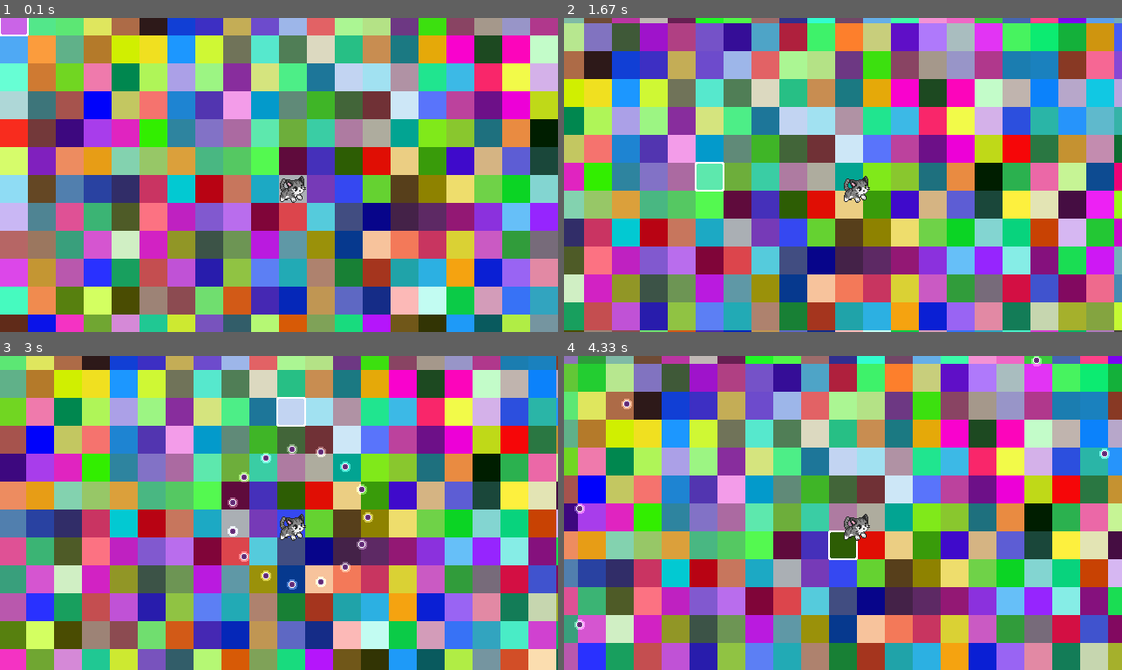
Above: before the commit, frames 1-4 (two rows, left to right).
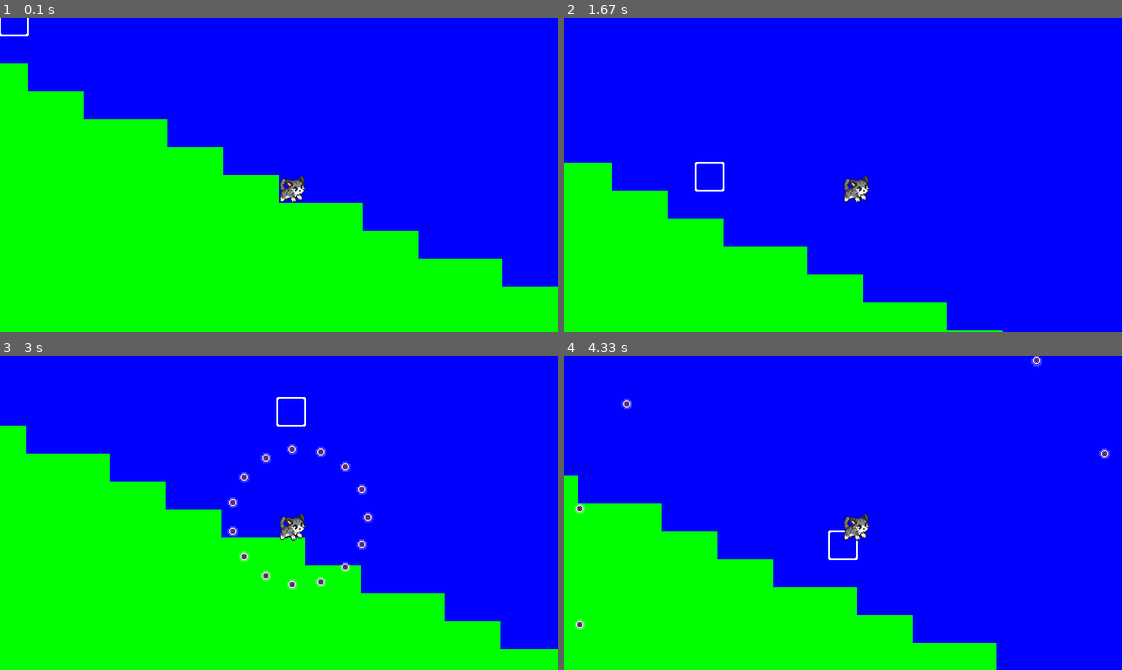
Above: after the commit, the same moments.

Repository: Eg-Nickname/PyGameChunkSystem
Game: pygame game, started from main.py
Same seed, same stepped clock (60 frames per second), same inputs: the game is played once before the commit and once after it.
Inputs (mouse positions are in pixels of both pictures, inside the frame that each line leads up to):
- Up to frame 1 (0.1 s): no input
- Up to frame 2 (1.67 s): hold D 0.33-0.8 s; move the mouse to (820, 187) at 0.37 s; hold W 0.83-1.13 s; move the mouse to (1021, 165) at 0.87 s; hold D 1.17-1.63 s; move the mouse to (709, 178) at 1.2 s
- Up to frame 3 (3 s): hold A 1.67-2.2 s; move the mouse to (106, 465) at 1.7 s; hold S 2.23-2.53 s; move the mouse to (362, 403) at 2.27 s; tap V at 2.57 s; hold A from 2.9 s (still down); move the mouse to (290, 406) at 2.93 s
- Up to frame 4 (4.33 s): tap V at 3.05 s; release A at 3.3 s; hold W 3.33-3.7 s; move the mouse to (642, 503) at 3.37 s; hold D from 3.73 s (still down); move the mouse to (848, 547) at 3.77 s

The runs differ from the first frame. In frame 1, 99% of the frame differs, in the area x 0-100%, y 0-100%; in frame 2, 100%; in frame 3, 99%; in frame 4, 99%.

Commit message:
Simple procedural world gen

Diff:
--- a/chunks.py
+++ b/chunks.py
@@ -1,11 +1,9 @@
 import pygame
-import random
+
 import pickle
 
 from settings import *
-class Tile():
-    def __init__(self, color=None):
-        self.color = color or (random.randint(0,255), random.randint(0,255), random.randint(0,255))
+from worldgen import world_generate_chunk
 
 class Chunks():
     def __init__(self):
@@ -23,14 +21,14 @@
         map_file = pickle.dump(self.chunks, map_file)
         print("Chunks Saved!")
 
-    def generate_chunk(self, chunk_index):
-        generated_chunk = []
-        for idy in range(CHUNK_SIZE):
-            row = []
-            for idx in range(CHUNK_SIZE):
-                row.append(Tile())
-            generated_chunk.append(row)
-            # generated_chunk = world_generate_chunk()
+    def generate_chunk(self, chunk_index, current_chunk_x, current_chunk_y):
+        # generated_chunk = []
+        # for idy in range(CHUNK_SIZE):
+        #     row = []
+        #     for idx in range(CHUNK_SIZE):
+        #         row.append(Tile())
+        #     generated_chunk.append(row)
+        generated_chunk = world_generate_chunk(current_chunk_x, current_chunk_y)
         self.chunks[chunk_index] = generated_chunk
 
     def load_chunk(self, current_chunk_x, current_chunk_y):
@@ -38,7 +36,7 @@
         try:
             loaded_chunk = self.chunks[chunk_index]
         except:
-            self.generate_chunk(chunk_index)
+            self.generate_chunk(chunk_index, current_chunk_x, current_chunk_y)
             loaded_chunk = self.chunks[chunk_index]
 
         return loaded_chunk
--- a/main.py
+++ b/main.py
@@ -41,7 +41,7 @@
 
     screen.blit(player.image, (player.position_x - OFFSET_X, player.position_y - OFFSET_Y))
     FPS = str(int(clock.get_fps()))
-    # print(FPS)
+    print(FPS)
     pygame.display.update()
 
 loop = 1
--- a/settings.py
+++ b/settings.py
@@ -6,6 +6,6 @@
 WIDTH = 640     # Px
 HEIGHT = 360    # Px
 
-CHUNKS_SAVE_DELAY = 180 # Time in seconds
+CHUNKS_SAVE_DELAY = 300 # Time in seconds
 
 CHUNKS_SAVE_DELAY = CHUNKS_SAVE_DELAY * 60
--- a/worldgen.py
+++ b/worldgen.py
@@ -11,13 +11,13 @@
     def __init__(self, color=None):
         self.color = color or (random.randint(0,255), random.randint(0,255), random.randint(0,255))
 
-# def elevation_noise(tile_index_x, tile_index_y):
-#     simplex.seed(elevation_noise_seed)
-#     return simplex.noise2(tile_index_x, tile_index_y)
+def elevation_noise(tile_index_x, tile_index_y):
+    simplex.seed(elevation_noise_seed)
+    return simplex.noise2(tile_index_x, tile_index_y)
 
-# def moisture_noise(tile_index_x, tile_index_y):
-#     simplex.seed(moisture_noise_seed)
-#     return simplex.noise2(tile_index_x, tile_index_y)
+def moisture_noise(tile_index_x, tile_index_y):
+    simplex.seed(moisture_noise_seed)
+    return simplex.noise2(tile_index_x, tile_index_y)
 
 
 
@@ -29,7 +29,7 @@
             tile_top_left_y = (chunk_top_left[1]+idy)/100
             for idx in range(CHUNK_SIZE):
                 tile_top_left_x = (chunk_top_left[0]+idx)/100
-                noise = simplex.noise2(tile_top_left_x, tile_top_left_y)
+                noise = elevation_noise(tile_top_left_x, tile_top_left_y)
                 if noise>0:
                     row.append(Tile((0,255,0)))
                 else:
Binary file added: map.save
